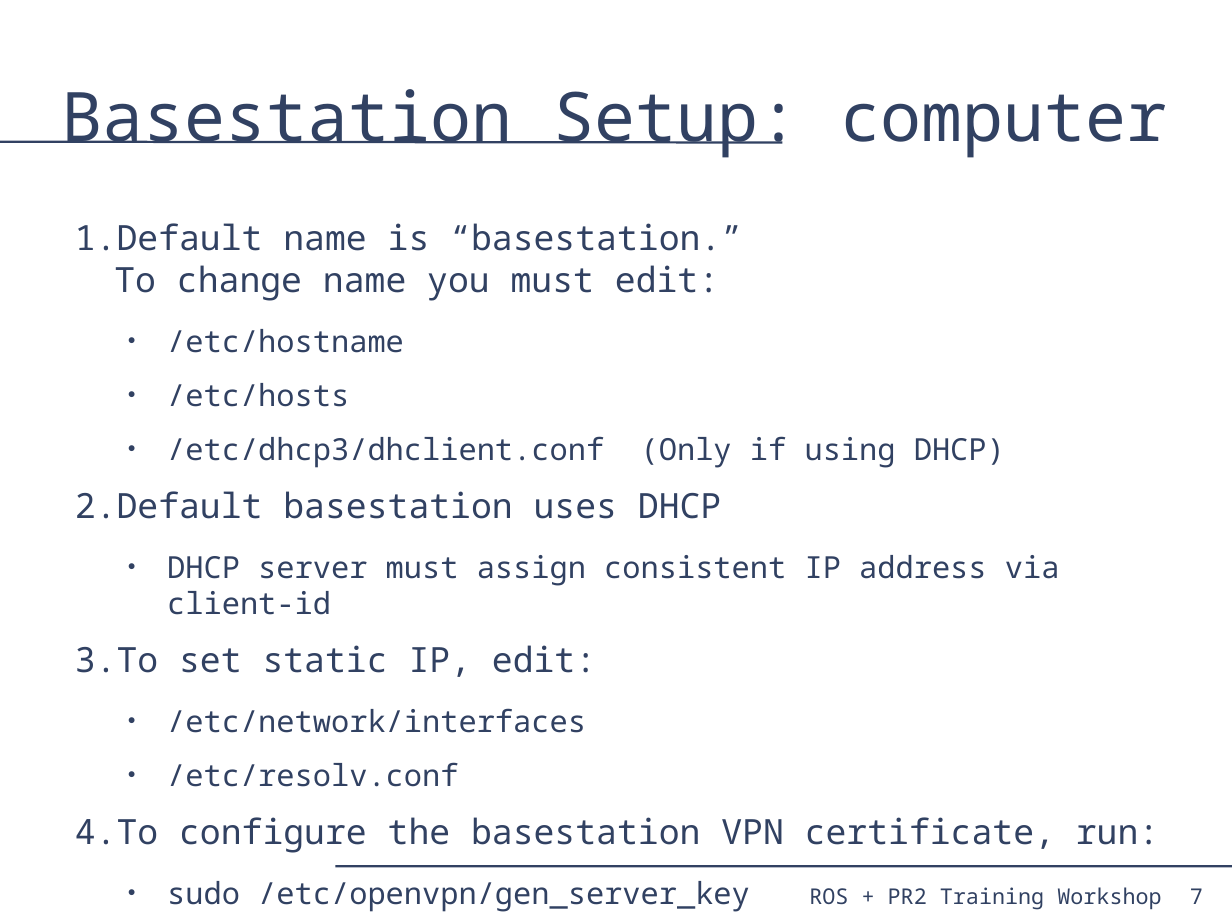
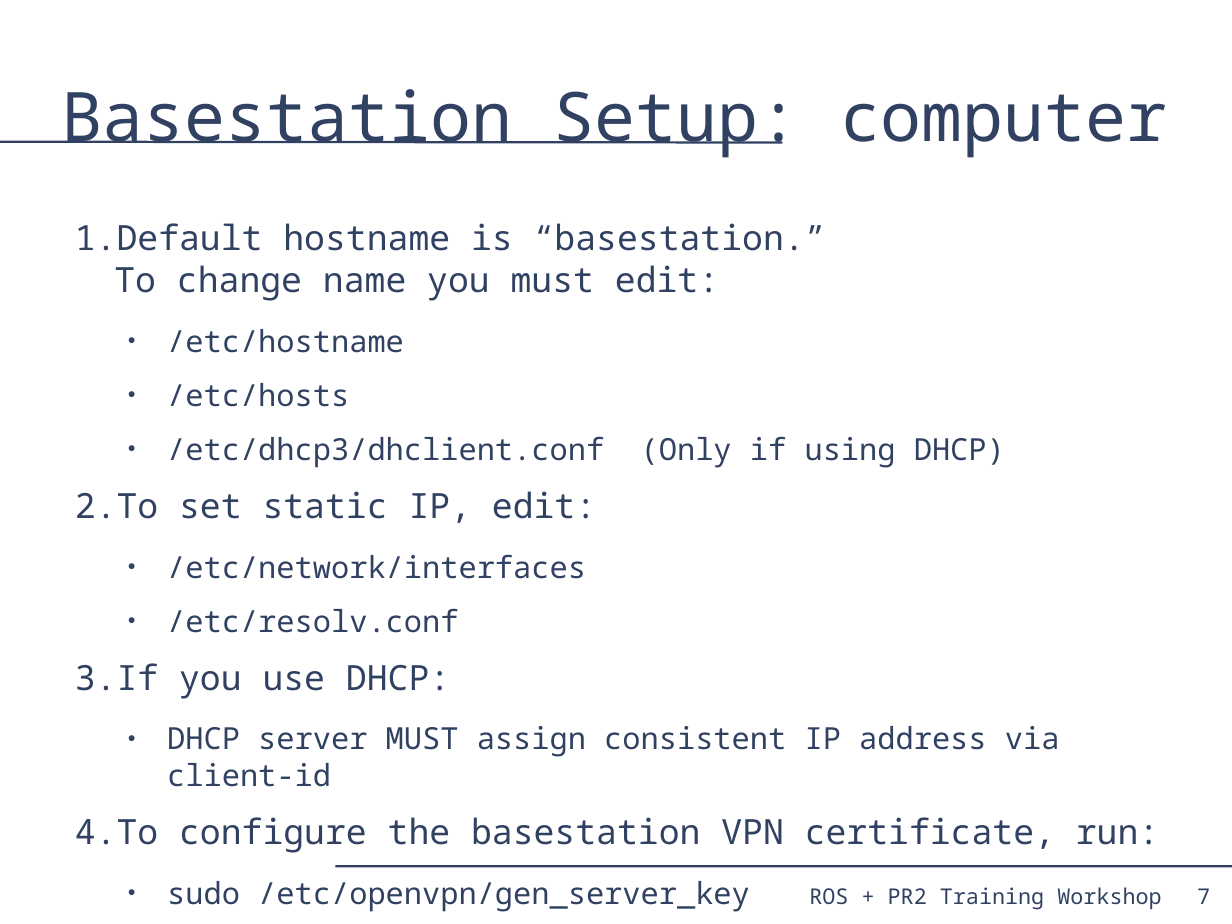
Before and after one commit to PR2/pr2_docs, a slide deck: slide 7 of pr2_training_workshop/installing_base_station/basestation.odp. Drawn at 1232x924 pixels with LibreOffice and Linux fonts; fonts in the diff are those of the drawing. Boxes give left, top, right and bottom in pixels: in the first picture for what was removed or moved away, otherwise in the second. Text is boxed around its words. In the diff, an @@ line names an element or a change of style, - is before the commit and + after.

Commit message:
Updating the basestation slides

```diff
--- a/pr2_training_workshop/installing_base_station/basestation.odp
+++ b/pr2_training_workshop/installing_base_station/basestation.odp
@@ text at (75,223,826,301): text changed @@
-1. Default name is “basestation.”
-   To change name you must edit:
+1. Default hostname is “basestation.”
+   To change name you must edit:
@@ text at (75,491,1060,615): paragraphs removed @@
-2. Default basestation uses DHCP
-  ● DHCP server must assign consistent IP address via client-id
@@ text at (75,663,1060,787): paragraphs added @@
+3. If you use DHCP:
+  ● DHCP server MUST assign consistent IP address via client-id
@@ page number: place and size @@
-page number at (1190,888,1203,904)
+page number at (1197,888,1210,904)
```
Also in this commit, not shown: 15 other slides changed.
